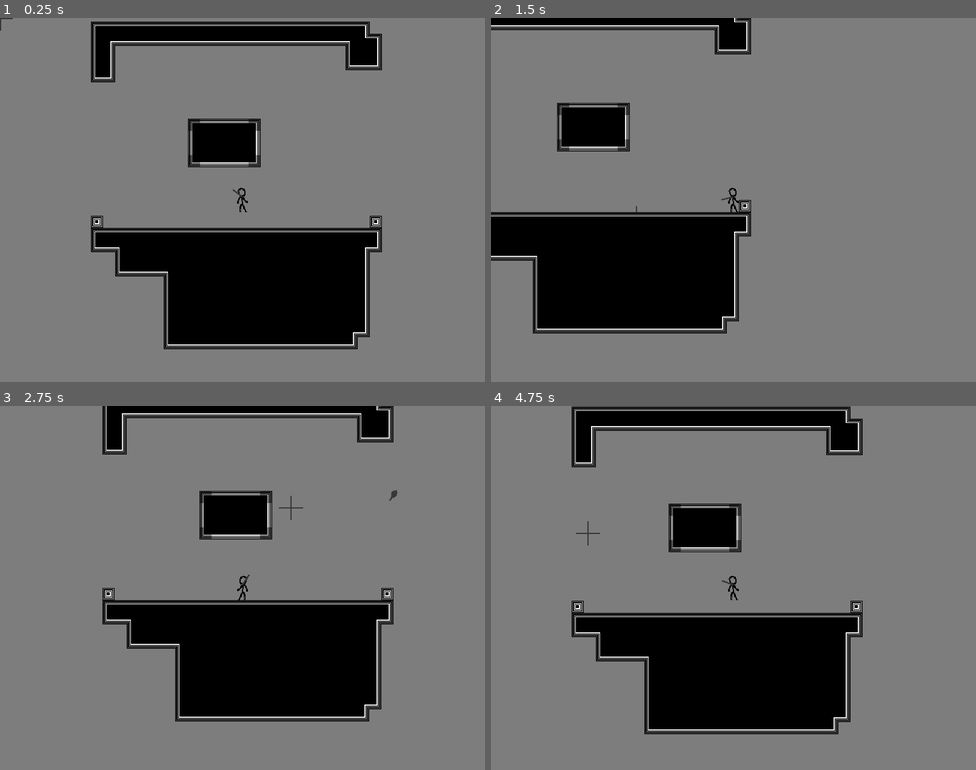
Above: before the commit, frames 1-4 (two rows, left to right).
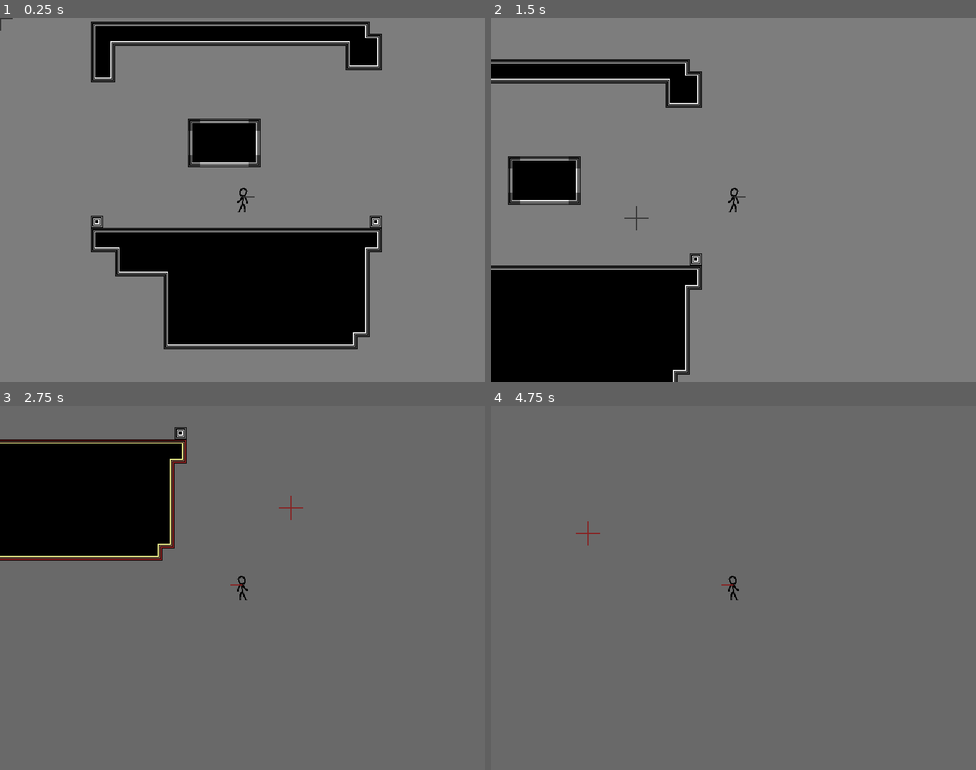
Above: after the commit, the same moments.

Repository: emmawithanE/Frisbee
Game: Godot game, scene res://scenes/World.tscn
Two runs of this game, one before a commit and one after it. Both use one fixed random seed, a clock stepped at 60 frames per second and the inputs below.
Inputs (mouse positions are in pixels of both pictures, inside the frame that each line leads up to):
- Up to frame 1 (0.25 s): no input
- Up to frame 2 (1.5 s): move the mouse to (840, 181) at 0.52 s; hold Right (ui_right) from 0.53 s (still down); tap R (dash) at 0.6 s; tap Space (ui_jump, bound only after the commit) at 0.77, 0.8, 1.07, 1.35 s; move the mouse to (636, 218) at 1.27 s
- Up to frame 3 (2.75 s): tap Space (ui_jump, bound only after the commit) at 1.52, 1.82, 2.3 s; tap R (dash) at 1.55 s; move the mouse to (291, 507) at 2.02 s; release Right (ui_right) at 2.03 s; hold Left (ui_left) from 2.03 s (still down); click (291, 507) at 2.1 s
- Up to frame 4 (4.75 s): move the mouse to (709, 660) at 2.77 s; release Left (ui_left) at 2.78 s; hold Right (ui_right) 2.78-4.28 s; tap R (dash) at 2.85, 3.6, 4.55 s; tap Space (ui_jump, bound only after the commit) at 3.02, 3.32, 3.77, 3.8, 4.07, 4.35, 4.52 s; move the mouse to (879, 642) at 3.52 s; move the mouse to (588, 533) at 4.27 s; hold Left (ui_left) from 4.28 s (still down)

The runs differ from the first frame. In frame 1, less than 0.1% of the frame differs, in the area x 48-53%, y 46-54%; in frame 2, 26%; in frame 3, 33%, in the area x 0-82%, y 0-87%; in frame 4, 23%.

Commit message:
controller support

Diff:
--- a/project.godot
+++ b/project.godot
@@ -62,6 +62,7 @@
 "events": [ Object(InputEventKey,"resource_local_to_scene":false,"resource_name":"","device":0,"alt":false,"shift":false,"control":false,"meta":false,"command":false,"pressed":false,"scancode":16777231,"physical_scancode":0,"unicode":0,"echo":false,"script":null)
 , Object(InputEventJoypadButton,"resource_local_to_scene":false,"resource_name":"","device":0,"button_index":14,"pressure":0.0,"pressed":false,"script":null)
 , Object(InputEventKey,"resource_local_to_scene":false,"resource_name":"","device":0,"alt":false,"shift":false,"control":false,"meta":false,"command":false,"pressed":false,"scancode":65,"physical_scancode":0,"unicode":0,"echo":false,"script":null)
+, Object(InputEventJoypadMotion,"resource_local_to_scene":false,"resource_name":"","device":0,"axis":0,"axis_value":-1.0,"script":null)
  ]
 }
 ui_right={
@@ -69,6 +70,7 @@
 "events": [ Object(InputEventKey,"resource_local_to_scene":false,"resource_name":"","device":0,"alt":false,"shift":false,"control":false,"meta":false,"command":false,"pressed":false,"scancode":16777233,"physical_scancode":0,"unicode":0,"echo":false,"script":null)
 , Object(InputEventJoypadButton,"resource_local_to_scene":false,"resource_name":"","device":0,"button_index":15,"pressure":0.0,"pressed":false,"script":null)
 , Object(InputEventKey,"resource_local_to_scene":false,"resource_name":"","device":0,"alt":false,"shift":false,"control":false,"meta":false,"command":false,"pressed":false,"scancode":68,"physical_scancode":0,"unicode":0,"echo":false,"script":null)
+, Object(InputEventJoypadMotion,"resource_local_to_scene":false,"resource_name":"","device":0,"axis":0,"axis_value":1.0,"script":null)
  ]
 }
 ui_up={
@@ -76,6 +78,7 @@
 "events": [ Object(InputEventKey,"resource_local_to_scene":false,"resource_name":"","device":0,"alt":false,"shift":false,"control":false,"meta":false,"command":false,"pressed":false,"scancode":16777232,"physical_scancode":0,"unicode":0,"echo":false,"script":null)
 , Object(InputEventJoypadButton,"resource_local_to_scene":false,"resource_name":"","device":0,"button_index":12,"pressure":0.0,"pressed":false,"script":null)
 , Object(InputEventKey,"resource_local_to_scene":false,"resource_name":"","device":0,"alt":false,"shift":false,"control":false,"meta":false,"command":false,"pressed":false,"scancode":87,"physical_scancode":0,"unicode":0,"echo":false,"script":null)
+, Object(InputEventJoypadMotion,"resource_local_to_scene":false,"resource_name":"","device":0,"axis":1,"axis_value":-1.0,"script":null)
  ]
 }
 ui_down={
@@ -83,16 +86,47 @@
 "events": [ Object(InputEventKey,"resource_local_to_scene":false,"resource_name":"","device":0,"alt":false,"shift":false,"control":false,"meta":false,"command":false,"pressed":false,"scancode":16777234,"physical_scancode":0,"unicode":0,"echo":false,"script":null)
 , Object(InputEventJoypadButton,"resource_local_to_scene":false,"resource_name":"","device":0,"button_index":13,"pressure":0.0,"pressed":false,"script":null)
 , Object(InputEventKey,"resource_local_to_scene":false,"resource_name":"","device":0,"alt":false,"shift":false,"control":false,"meta":false,"command":false,"pressed":false,"scancode":83,"physical_scancode":0,"unicode":0,"echo":false,"script":null)
+, Object(InputEventJoypadMotion,"resource_local_to_scene":false,"resource_name":"","device":0,"axis":1,"axis_value":1.0,"script":null)
  ]
 }
 click={
 "deadzone": 0.5,
 "events": [ Object(InputEventMouseButton,"resource_local_to_scene":false,"resource_name":"","device":0,"alt":false,"shi …(212 unchanged characters)…
+, Object(InputEventJoypadButton,"resource_local_to_scene":false,"resource_name":"","device":0,"button_index":6,"pressure":0.0,"pressed":false,"script":null)
+, Object(InputEventJoypadButton,"resource_local_to_scene":false,"resource_name":"","device":0,"button_index":1,"pressure":0.0,"pressed":false,"script":null)
  ]
 }
 dash={
 "deadzone": 0.5,
 "events": [ Object(InputEventKey,"resource_local_to_scene":false,"resource_name":"","device":0,"alt":false,"shift":false,"control":false,"meta":false,"command":false,"pressed":false,"scancode":82,"physical_scancode":0,"unicode":0,"echo":false,"script":null)
+, Object(InputEventJoypadButton,"resource_local_to_scene":false,"resource_name":"","device":0,"button_index":7,"pressure":0.0,"pressed":false,"script":null)
+, Object(InputEventJoypadButton,"resource_local_to_scene":false,"resource_name":"","device":0,"button_index":2,"pressure":0.0,"pressed":false,"script":null)
+ ]
+}
+aim_left={
+"deadzone": 0.5,
+"events": [ Object(InputEventJoypadMotion,"resource_local_to_scene":false,"resource_name":"","device":0,"axis":2,"axis_value":-1.0,"script":null)
+ ]
+}
+aim_right={
+"deadzone": 0.5,
+"events": [ Object(InputEventJoypadMotion,"resource_local_to_scene":false,"resource_name":"","device":0,"axis":2,"axis_value":1.0,"script":null)
+ ]
+}
+aim_up={
+"deadzone": 0.5,
+"events": [ Object(InputEventJoypadMotion,"resource_local_to_scene":false,"resource_name":"","device":0,"axis":3,"axis_value":-1.0,"script":null)
+ ]
+}
+aim_down={
+"deadzone": 0.5,
+"events": [ Object(InputEventJoypadMotion,"resource_local_to_scene":false,"resource_name":"","device":0,"axis":3,"axis_value":1.0,"script":null)
+ ]
+}
+ui_jump={
+"deadzone": 0.5,
+"events": [ Object(InputEventKey,"resource_local_to_scene":false,"resource_name":"","device":0,"alt":false,"shift":false,"control":false,"meta":false,"command":false,"pressed":false,"scancode":32,"physical_scancode":0,"unicode":0,"echo":false,"script":null)
+, Object(InputEventJoypadButton,"resource_local_to_scene":false,"resource_name":"","device":0,"button_index":0,"pressure":0.0,"pressed":false,"script":null)
  ]
 }
 
--- a/scenes/Player.gd
+++ b/scenes/Player.gd
@@ -34,10 +34,14 @@
 func _ready():
 	pass # Replace with function body.
 
+func aim_vector():
+	#var aim = Input.get_vector("aim_left", "aim_right", "aim_up", "aim_down")
+	var aim = Input.get_vector("ui_left", "ui_right", "ui_up", "ui_down")
+	return aim
 
 # Called every frame. 'delta' is the elapsed time since the previous frame.
 func _physics_process(delta):
-	$Pointing.look_at(get_global_mouse_position())
+	$Pointing.look_at($Pointing.global_position + aim_vector())
 
 	var pointdir = fposmod($Pointing.rotation_degrees, 360)
 
@@ -70,7 +74,7 @@
 
 	# Here there be jumping
 	if is_on_floor():
-		if Input.is_action_just_pressed("ui_up"):
+		if Input.is_action_just_pressed("ui_jump"):
 			vel.y = -JUMP
 		vel.x /= 2 # hard clamp
 		if abs(vel.x) < 1:
@@ -84,10 +88,8 @@
 	if left != right:
 		var dv = Vector2(-MAX_SPD*int(left) + MAX_SPD*int(right), 0)
 		if abs(dv.x) > abs(vel.x) && dv.x*vel.x >= 0:
-			print("adding to vel " + str(vel.x))
 			vel += dv
 		else:
-			print("not adding to vel " + str(vel.x))
 			var bounce = slide_with_bounce(dv)
 			vel += bounce[1]
 
@@ -101,7 +103,7 @@
 	if (Input.is_action_just_released("dash") && dash_state == DashState.ChargingDash):
 		dash_state = DashState.Dash
 		$DashTimer.start(min(MAX_DASH, dash_charge * DASH_SCALE))
-		vel = get_local_mouse_position().normalized() * DASH_SPEED
+		vel = aim_vector() * DASH_SPEED
 
 	# Gravity time
 	var gravity = 0
@@ -129,7 +131,7 @@
 		if (collision.get_collider().has_method("bouncy")):
 			if collision.get_collider().bouncy(self, collision):
 				var s = -sign(vel.dot(collision.normal))
-				dv = (vel + Vector2(800, 800)) * collision.normal * s
+				dv = (vel + Vector2(400, 400)) * collision.normal * s
 	return [new_vel, dv]
 
 func grab_timeout():
--- a/scenes/Shot.gd
+++ b/scenes/Shot.gd
@@ -1,7 +1,7 @@
 extends KinematicBody2D
 
-const MIN_SPEED = 200
-const MAX_SPEED = 800
+const MIN_SPEED = 200.0
+const MAX_SPEED = 800.0
 
 var vel = Vector2()
 var colour = 1
@@ -23,7 +23,7 @@
 
 func increase_speed():
 	var v = vel.length()
-	var new_v = min(MAX_SPEED, v + (MAX_SPEED-v)/4)
+	var new_v = min(MAX_SPEED, v + sqrt(v))
 	vel = vel.normalized() * new_v
 	Signals.emit_signal("speed_changed", get_instance_id(), new_v)
 
--- a/scenes/Speedsaturator.gd
+++ b/scenes/Speedsaturator.gd
@@ -15,4 +15,4 @@
 	for i in speeds.values():
 		total_speed += i
 	print("speed changed to " + str(total_speed))
-	material.set_shader_param("amount", (total_speed) / (1000))
+	material.set_shader_param("amount", (total_speed) / (500))
--- a/scripts/globals.gd
+++ b/scripts/globals.gd
@@ -1,4 +1,4 @@
 extends Node
 
-var min_speed = 300
+var min_speed = 200
 var max_speed = 800
